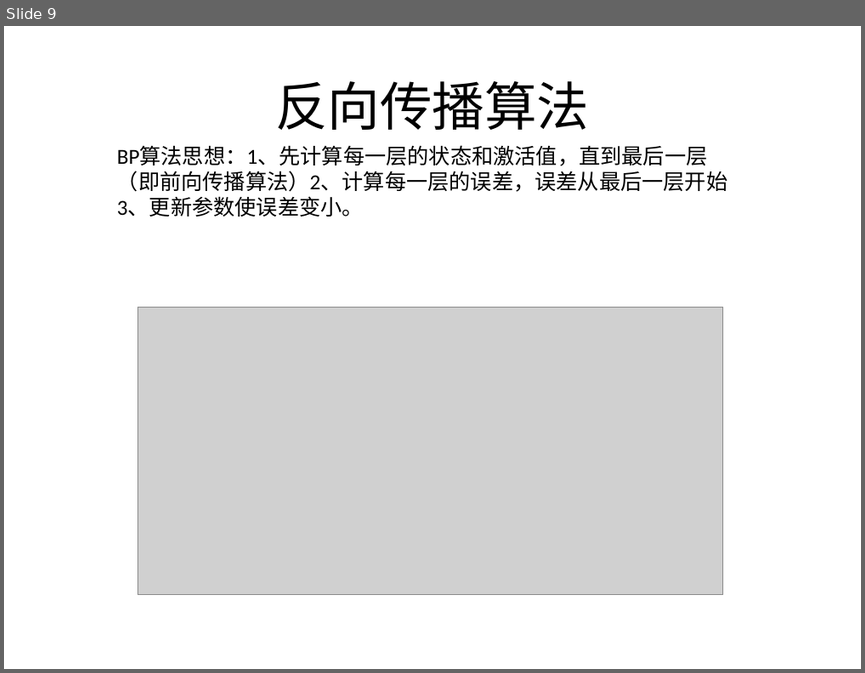
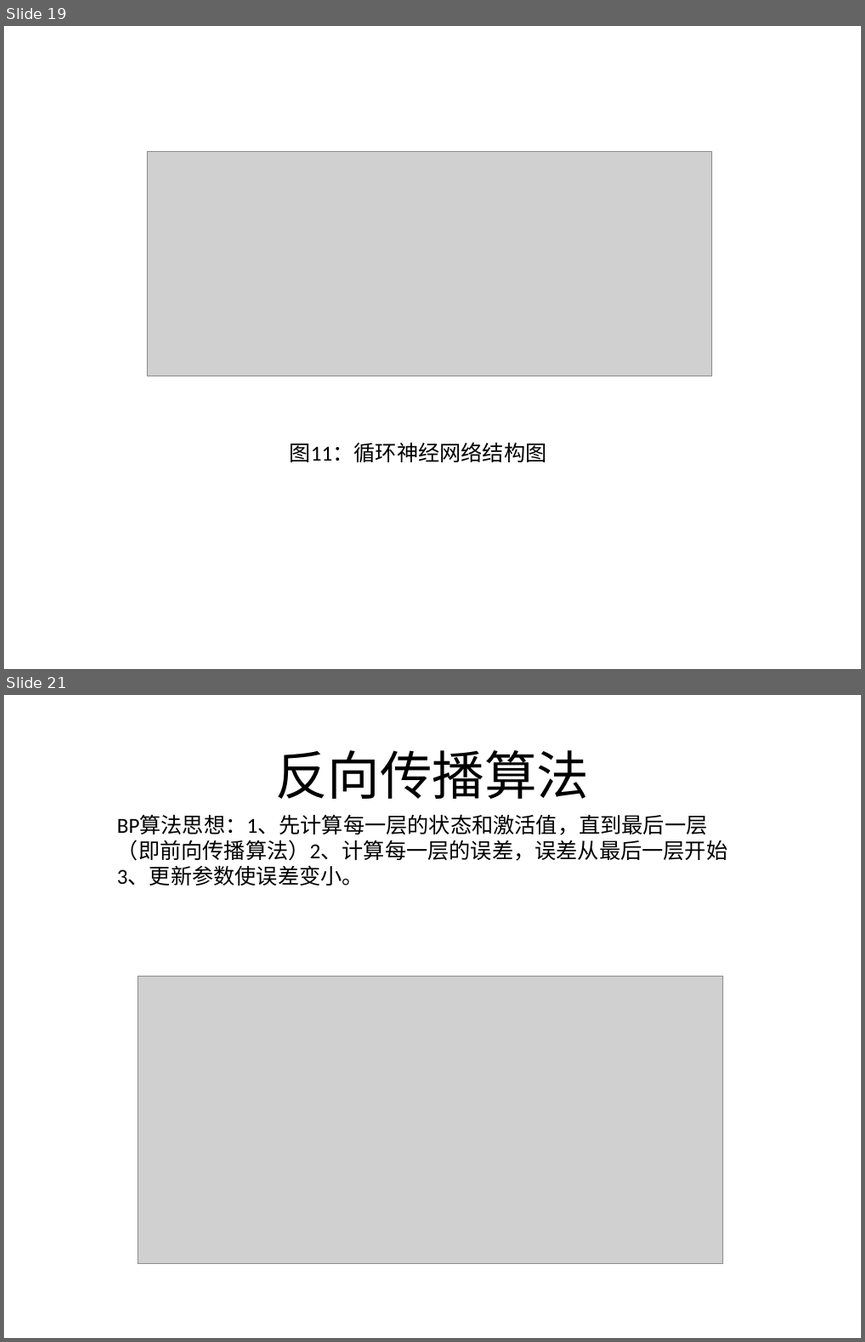
Before and after one commit to logcoding/DeepLearning, a slide deck: 机器学习&深度学习介绍.pptx. Shown one above the other, each under a label of ours: slide 9 before the commit, slides 19 and 21 after it; the slides between them are not shown. The pictures are 865x673 and 865x1342 pixels, drawn with LibreOffice and Linux fonts; fonts in the diff are those of the drawing; grey boxes stand for pictures. Boxes give left, top, right and bottom in pixels: in the first picture for what was removed or moved away, otherwise in the second. Text is boxed around its words. In the diff, an @@ line names an element or a change of style, - is before the commit and + after.

```diff
--- a/机器学习&深度学习介绍.pptx
+++ b/机器学习&深度学习介绍.pptx
@@ slide 19 added at bbox=[4, 26, 861, 669], background #FFFFFF @@
@@ picture added at bbox=[147, 152, 711, 376] @@
@@ text added at bbox=[290, 442, 547, 462], 18 pt, text #000000 @@
+图11：循环神经网络结构图
@@ what was slide 9 is now slide 21 @@
```
Also in this commit, not shown: 4 slides changed, 14 other slides added, 3 slides removed, 7 other files.
